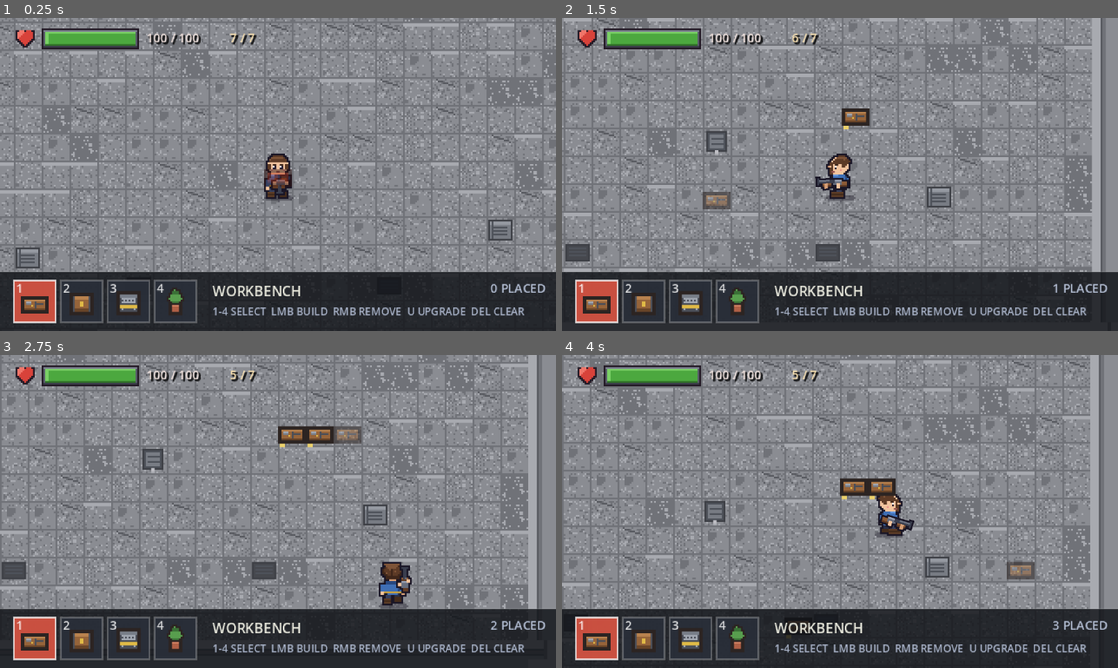
Above: before the commit, frames 1-4 (two rows, left to right).
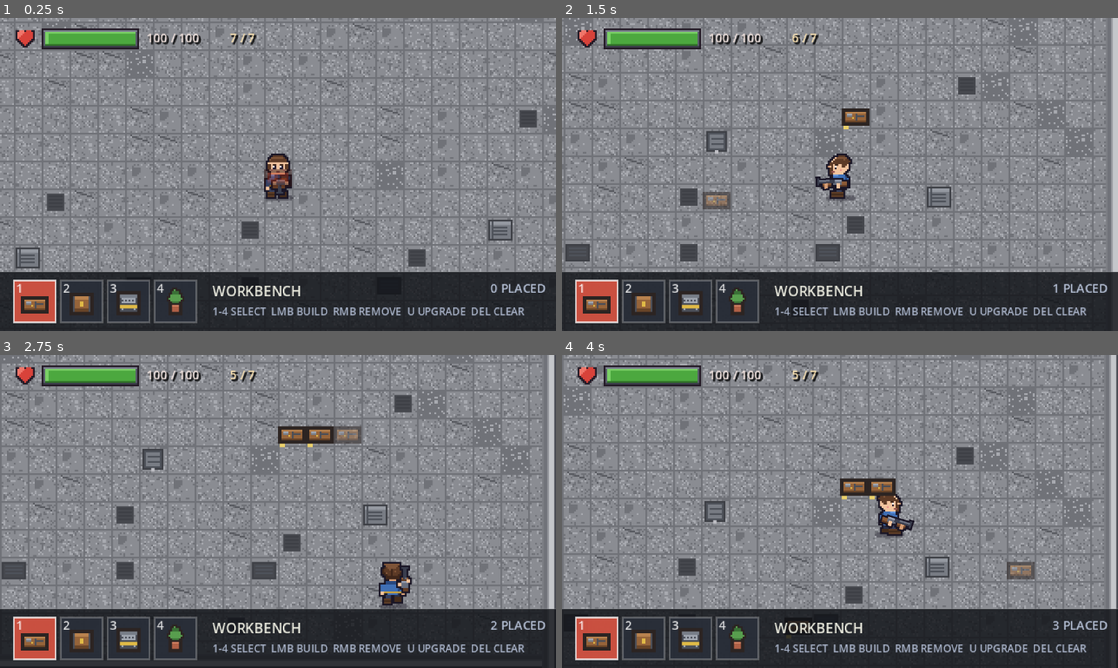
Above: after the commit, the same moments.

Repository: zhoucswift-cmd/pixel-survivor
Game: Godot game, scene res://scenes/base.tscn
Two runs of this game, one before a commit and one after it. Both use one fixed random seed, a clock stepped at 60 frames per second and the inputs below.
Inputs (mouse positions are in pixels of both pictures, inside the frame that each line leads up to):
- Up to frame 1 (0.25 s): no input
- Up to frame 2 (1.5 s): tap Enter at 0.5 s; move the mouse to (962, 158) at 0.52 s; hold D (move_right) 0.53-1.28 s; hold E (interact) 0.53-1.28 s; click (962, 158) at 0.67 s; move the mouse to (728, 190) at 1.27 s; hold S (move_down) from 1.28 s (still down); tap E (interact) at 1.35 s
- Up to frame 3 (2.75 s): move the mouse to (333, 442) at 2.02 s; release S (move_down) at 2.03 s; press the mouse at (333, 442) at 2.03 s; hold D (move_right) from 2.03 s (still down); tap E (interact) at 2.3 s
- Up to frame 4 (4 s): move the mouse to (812, 574) at 2.77 s; release D (move_right) at 2.78 s; release the mouse at (812, 574) at 2.78 s; hold W (move_up) 2.78-3.53 s; tap Tab (weapon_wheel) at 2.85 s; click (812, 574) at 2.92 s; tap E (interact) at 3.05 s; move the mouse to (1006, 558) at 3.52 s; hold A (move_left) from 3.53 s (still down); hold E (interact) from 3.53 s (still down); tap 1 at 3.6 s

The runs differ from the first frame. In frame 1, 23% of the frame differs, in the area x 0-100%, y 0-82%; in frame 2, 26%; in frame 3, 26%; in frame 4, 25%.

Commit message:
fix: 基地女儿墙改成四朝向 + 四角，边缘连续无断层
- 瓦片集扩到 24 块：上下左右女儿墙 + 四个角，压顶连续、内侧投影
- 地面变化收敛（格栅 2%、暗块 4%，避免花）
- 修正建造禁放设备的瓦片坐标（舱口/空调/通风口）
- 更新 base_test / 截图

Diff:
--- a/assets/tiles/concrete_tileset.tres
+++ b/assets/tiles/concrete_tileset.tres
@@ -21,6 +21,14 @@
 5:1/0 = 0
 6:1/0 = 0
 7:1/0 = 0
+0:2/0 = 0
+1:2/0 = 0
+2:2/0 = 0
+3:2/0 = 0
+4:2/0 = 0
+5:2/0 = 0
+6:2/0 = 0
+7:2/0 = 0
 
 [resource]
 tile_size = Vector2i(16, 16)
--- a/scripts/base_builder.gd
+++ b/scripts/base_builder.gd
@@ -8,8 +8,8 @@
 const TILE := 16.0
 const SAVE_PATH := "user://base_layout.json"
 const PLACED_SCENE := preload("res://scenes/placed_furniture.tscn")
-## 这些瓦片是楼顶原有设备（舱口 / 空调 / 通风口），不能往上摆东西
-const BLOCKED_TILES := [Vector2i(5, 1), Vector2i(6, 1), Vector2i(7, 1)]
+## 这些瓦片是楼顶原有设备（舱口 #15 / 空调 #16 / 通风口 #17），不能往上摆东西
+const BLOCKED_TILES := [Vector2i(7, 1), Vector2i(0, 2), Vector2i(1, 2)]
 
 ## 可建造的家具（留空就自动加载 assets/base/*.tres）
 @export var types: Array[BaseFurniture] = []
@@ -31,6 +31,7 @@
 		_load_types()
 
 	_ghost = Sprite2D.new()
+	_ghost.name = "Ghost"
 	_ghost.z_index = 6
 	_ghost.modulate = Color(1, 1, 1, 0.55)
 	add_child(_ghost)
--- a/tools/base_test.gd
+++ b/tools/base_test.gd
@@ -16,8 +16,8 @@
 	var cells := ground.get_used_cells()
 	var size := int(round(sqrt(float(cells.size()))))
 	# 女儿墙 = 最外圈那 4*30-4 格，瓦片编号 7-12
-	var parapet_atlas := [Vector2i(7, 0), Vector2i(0, 1), Vector2i(1, 1),
-		Vector2i(2, 1), Vector2i(3, 1), Vector2i(4, 1)]
+	var parapet_atlas := [Vector2i(7, 0), Vector2i(0, 1), Vector2i(1, 1), Vector2i(2, 1),
+		Vector2i(3, 1), Vector2i(4, 1), Vector2i(5, 1), Vector2i(6, 1)]
 	var parapet := 0
 	for cell: Vector2i in cells:
 		if cell.x == 0 or cell.y == 0 or cell.x == size - 1 or cell.y == size - 1:
Binary file changed: assets/tiles/concrete_tiles.aseprite
Binary file changed: assets/tiles/concrete_tiles.png
Binary file added: docs/_concrete2.png
Binary file added: docs/_corner.png
Binary file added: docs/_corner_br.png
Binary file added: docs/_platform_small.png
Binary file changed: docs/base_platform.png
Binary file changed: docs/screenshots/base.png
Binary file added: docs/screenshots/base_corner.png
Binary file changed: docs/screenshots/base_edge.png
Binary file changed: docs/screenshots/base_empty.png
Not shown, changed: tiled/base.tmj
(and 1 more such lines)
